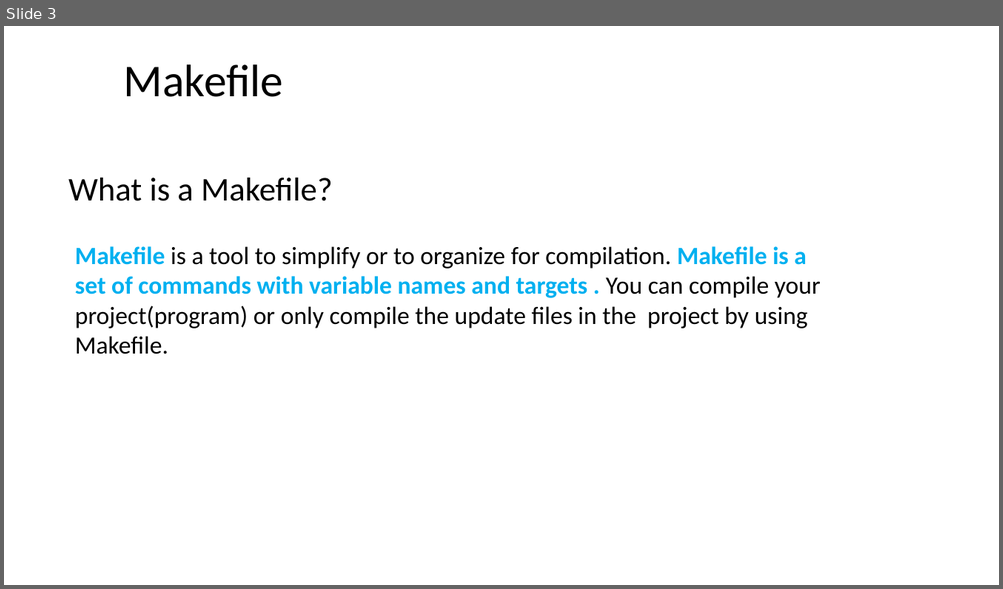
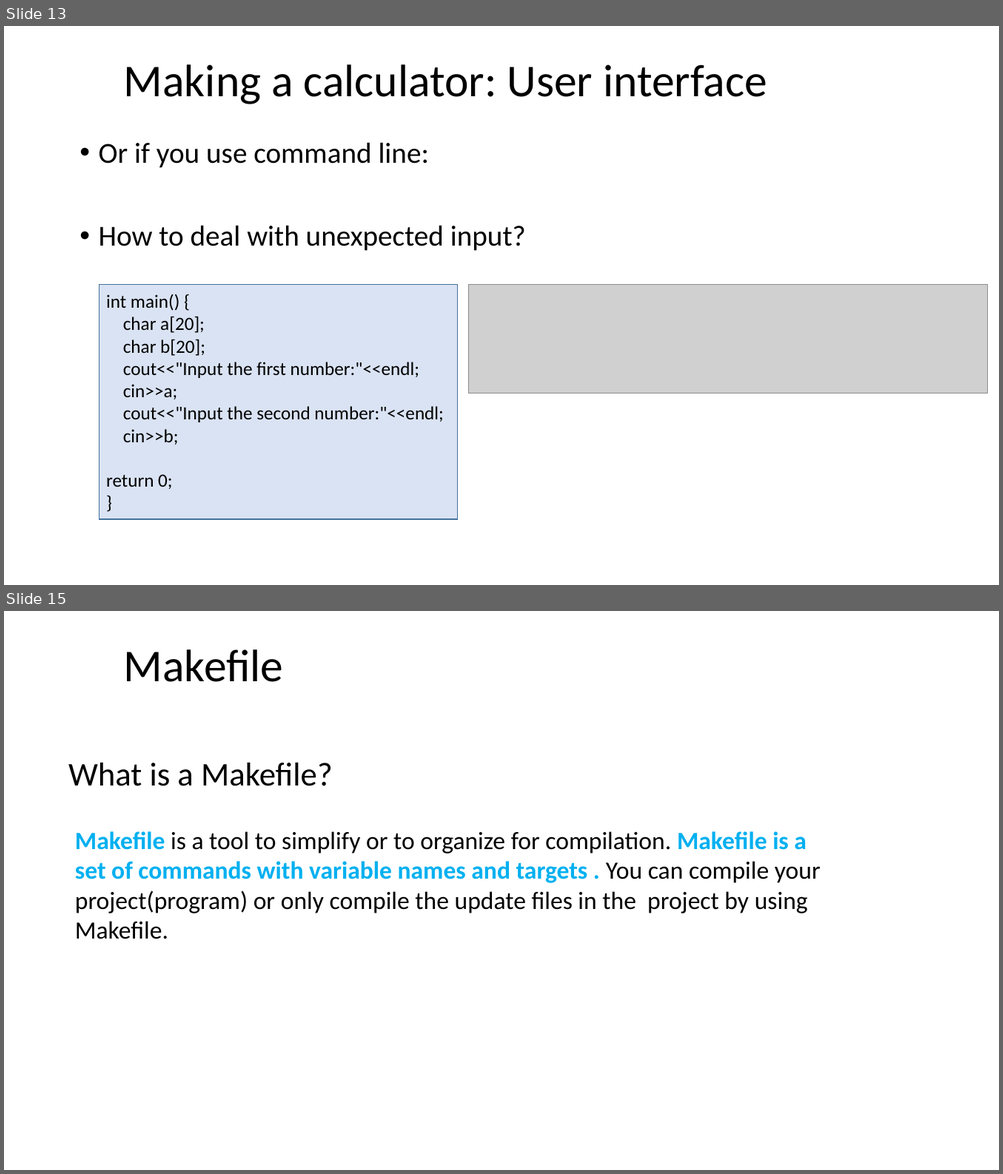
Before and after one commit to dayekuaipao/CPPLearning, a slide deck: week03/Lab03.pptx. Shown one above the other, each under a label of ours: slide 3 before the commit, slides 13 and 15 after it; the slides between them are not shown. The pictures are 1003x589 and 1003x1174 pixels, drawn with LibreOffice and Linux fonts; fonts in the diff are those of the drawing; grey boxes stand for pictures; background and template pictures are left out. Boxes give left, top, right and bottom in pixels: in the first picture for what was removed or moved away, otherwise in the second. Text is boxed around its words. In the diff, an @@ line names an element or a change of style, - is before the commit and + after.

```diff
--- a/week03/Lab03.pptx
+++ b/week03/Lab03.pptx
@@ slide 13 added at bbox=[4, 26, 999, 585], background #FFFFFF @@
@@ title added at bbox=[124, 64, 767, 104], 44 pt, text #000000 @@
+Making a calculator: User interface
@@ text added at bbox=[99, 142, 526, 251], 28 pt, text #000000 @@
+• Or if you use command line:
+• How to deal with unexpected input?
@@ rectangle added at bbox=[99, 285, 457, 520], fill #DAE3F3, outline #43739E 1 pt @@
@@ picture added at bbox=[469, 285, 987, 394] @@
@@ text added at bbox=[106, 294, 443, 489], 18 pt, text #000000 @@
+int main() {
+char a[20];
+char b[20];
+cout<<"Input the first number:"<<endl;
+cin>>a;
+cout<<"Input the second number:"<<endl;
+cin>>b;
+return 0;
+}
@@ what was slide 3 is now slide 15 @@
```
Also in this commit, not shown: 3 slides changed, 11 other slides added.
